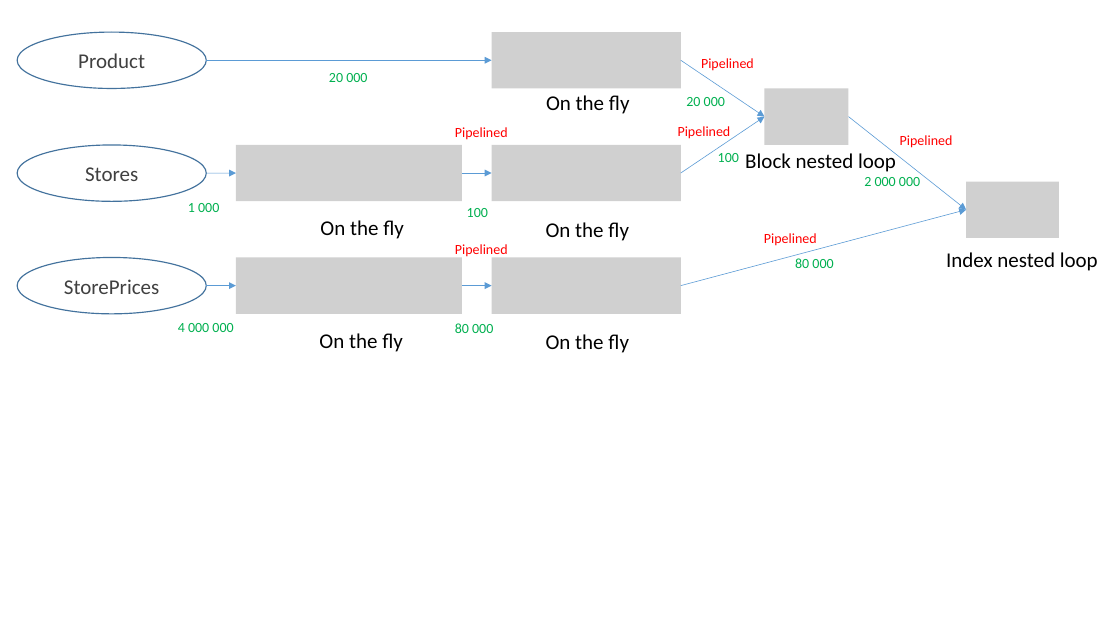
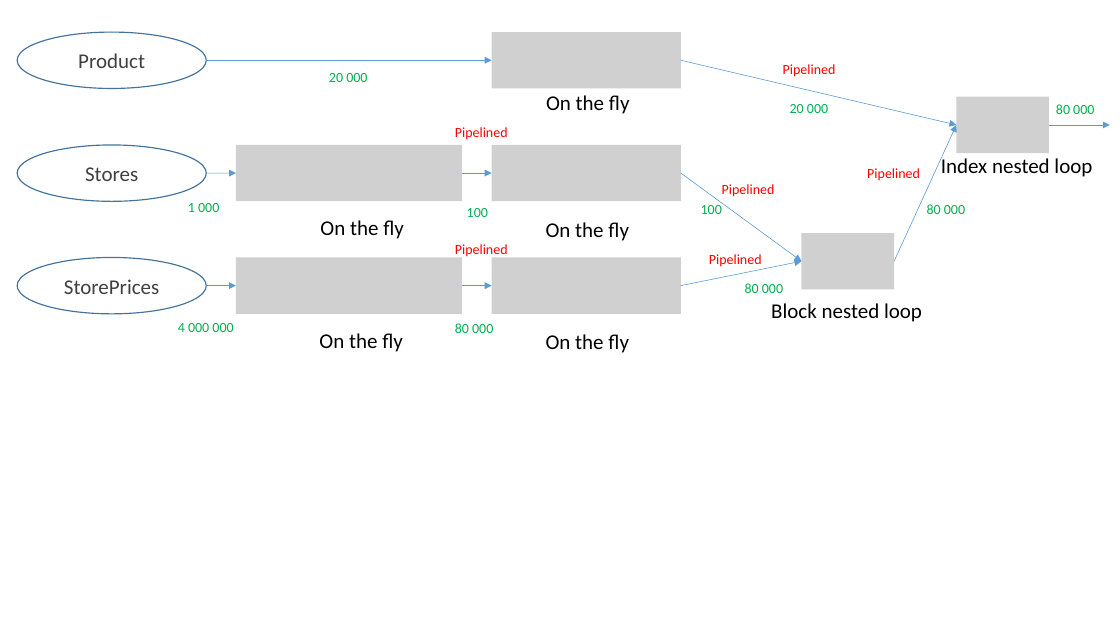
Before and after one commit to timotheeguerin/socs, a slide deck: slide 2 of Comp 421/Assignment/Assignment 3/Ass3.pptx. Drawn at 1120x630 pixels with LibreOffice and Linux fonts; fonts in the diff are those of the drawing; grey boxes stand for pictures. Boxes give left, top, right and bottom in pixels: in the first picture for what was removed or moved away, otherwise in the second. Text is boxed around its words. In the diff, an @@ line names an element or a change of style, - is before the commit and + after.

```diff
--- a/Comp 421/Assignment/Assignment 3/Ass3.pptx
+++ b/Comp 421/Assignment/Assignment 3/Ass3.pptx
@@ text "Pipelined": place and size @@
-text "Pipelined" at [701,58,754,71]
+text "Pipelined" at [783,64,836,77]
@@ arrow moved from (681, 60) - (765, 117) to (681, 60) - (957, 125) @@
@@ picture removed at [765,88,849,145] @@
@@ text "20 000": place and size @@
-text "20 000" at [686,97,725,106]
+text "20 000" at [790,104,828,113]
@@ picture added at [957,97,1049,153] @@
@@ text added at [1056,104,1094,114], 12 pt, text #00B050 @@
+80 000
@@ arrow moved from (849, 117) - (966, 210) to (894, 261) - (957, 125) @@
@@ text "Index nested loop": place and size @@
-text "Index nested loop" at [946,252,1098,271]
+text "Index nested loop" at [941,156,1092,177]
@@ arrow added from (1049, 125) to (1110, 125), #5B9BD5 0.5 pt @@
@@ arrow moved from (681, 173) - (765, 117) to (681, 173) - (802, 261) @@
@@ text "Pipelined": place and size @@
-text "Pipelined" at [678,126,731,140]
+text "Pipelined" at [722,184,775,197]
@@ text "Pipelined": place and size @@
-text "Pipelined" at [900,135,953,148]
+text "Pipelined" at [867,168,920,181]
@@ text "100": place and size @@
-text "100" at [718,153,739,162]
+text "100" at [701,202,722,214]
@@ text at [927,204,965,214]: text changed @@
-2 000 000
+80 000
@@ picture removed at [966,181,1059,238] @@
@@ picture added at [802,233,894,289] @@
@@ arrow moved from (681, 286) - (966, 210) to (681, 286) - (802, 261) @@
@@ text "Pipelined": place and size @@
-text "Pipelined" at [764,233,817,246]
+text "Pipelined" at [709,254,762,267]
@@ text "80 000": place and size @@
-text "80 000" at [795,258,833,268]
+text "80 000" at [745,283,783,293]
@@ text "Block nested loop": place and size @@
-text "Block nested loop" at [745,150,896,172]
+text "Block nested loop" at [771,303,922,322]
```
Also in this commit, not shown: 2 other files.
